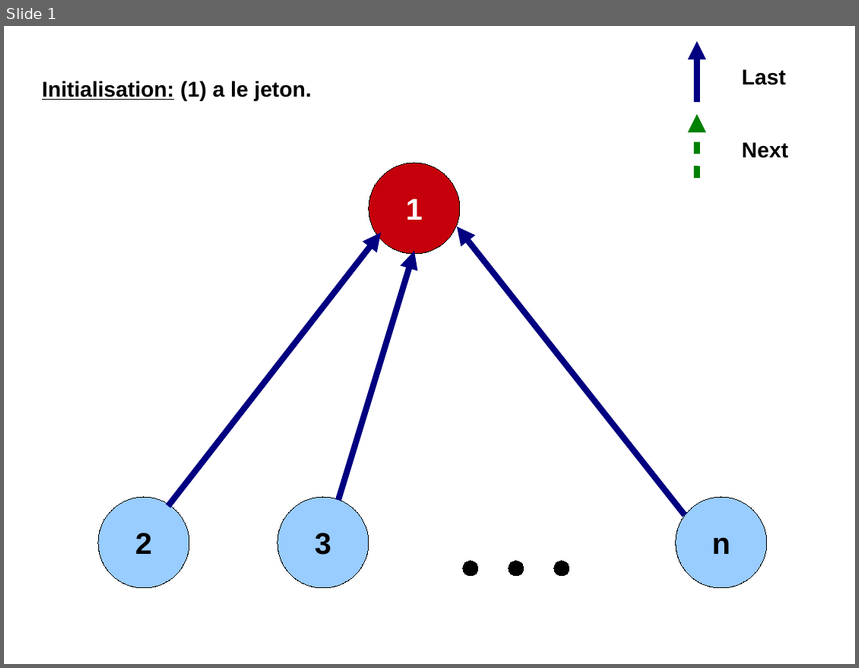
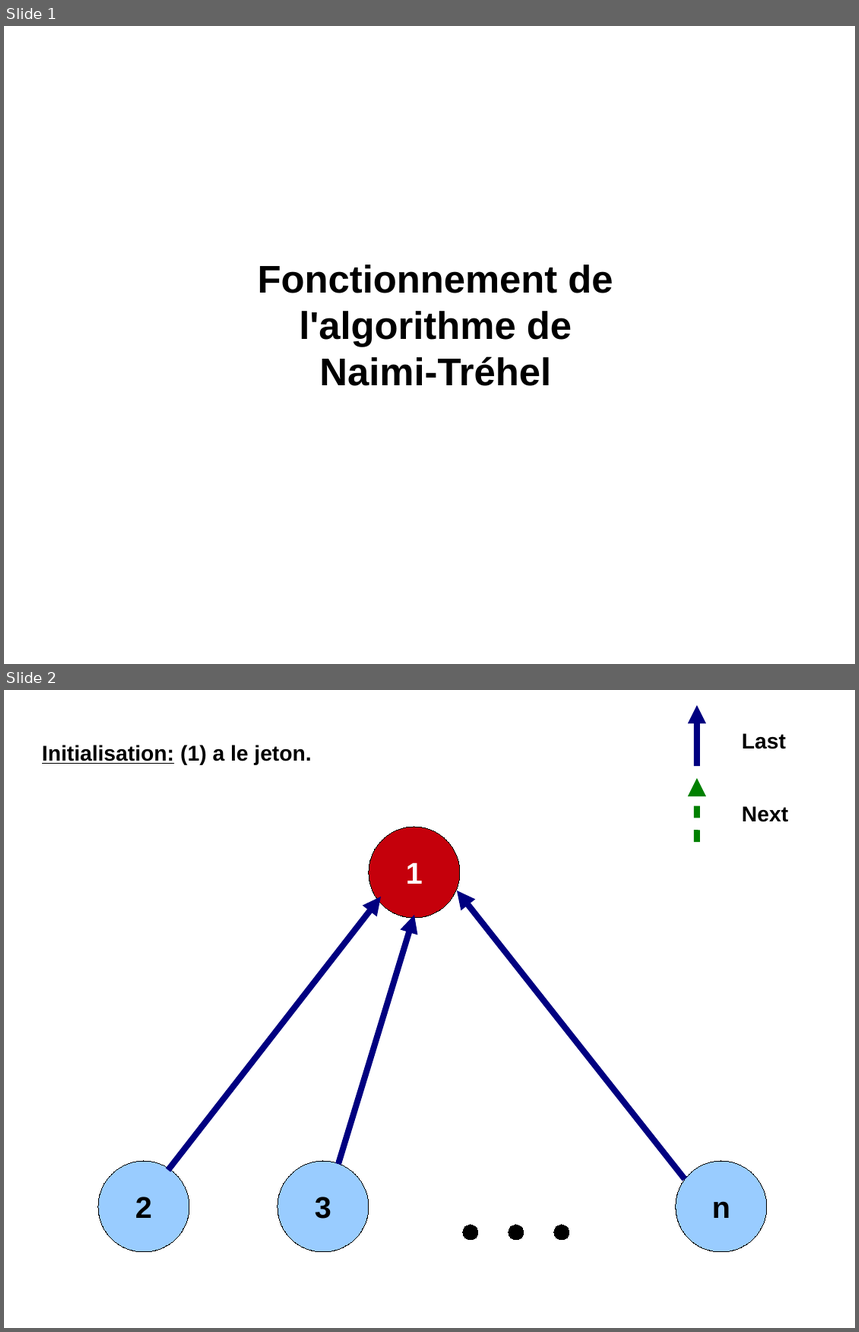
Before and after one commit to Mefteg/algo-distri, a slide deck: Schema-Naimi-Trehel.odp. Shown one above the other, each under a label of ours: slide 1 before the commit, slides 1 and 2 after it. The pictures are 859x668 and 859x1332 pixels, drawn with LibreOffice and Linux fonts; fonts in the diff are those of the drawing. Boxes give left, top, right and bottom in pixels: in the first picture for what was removed or moved away, otherwise in the second. Text is boxed around its words. In the diff, an @@ line names an element or a change of style, - is before the commit and + after.

```diff
--- a/Schema-Naimi-Trehel.odp
+++ b/Schema-Naimi-Trehel.odp
@@ slide 1 added at [4, 26, 855, 664], background #FFFFFF @@
@@ text added at [258, 265, 613, 386], 36 pt, text #000000, bold @@
+Fonctionnement de l'algorithme de Naimi-Tréhel
@@ what was slide 1 is now slide 2 @@
```
